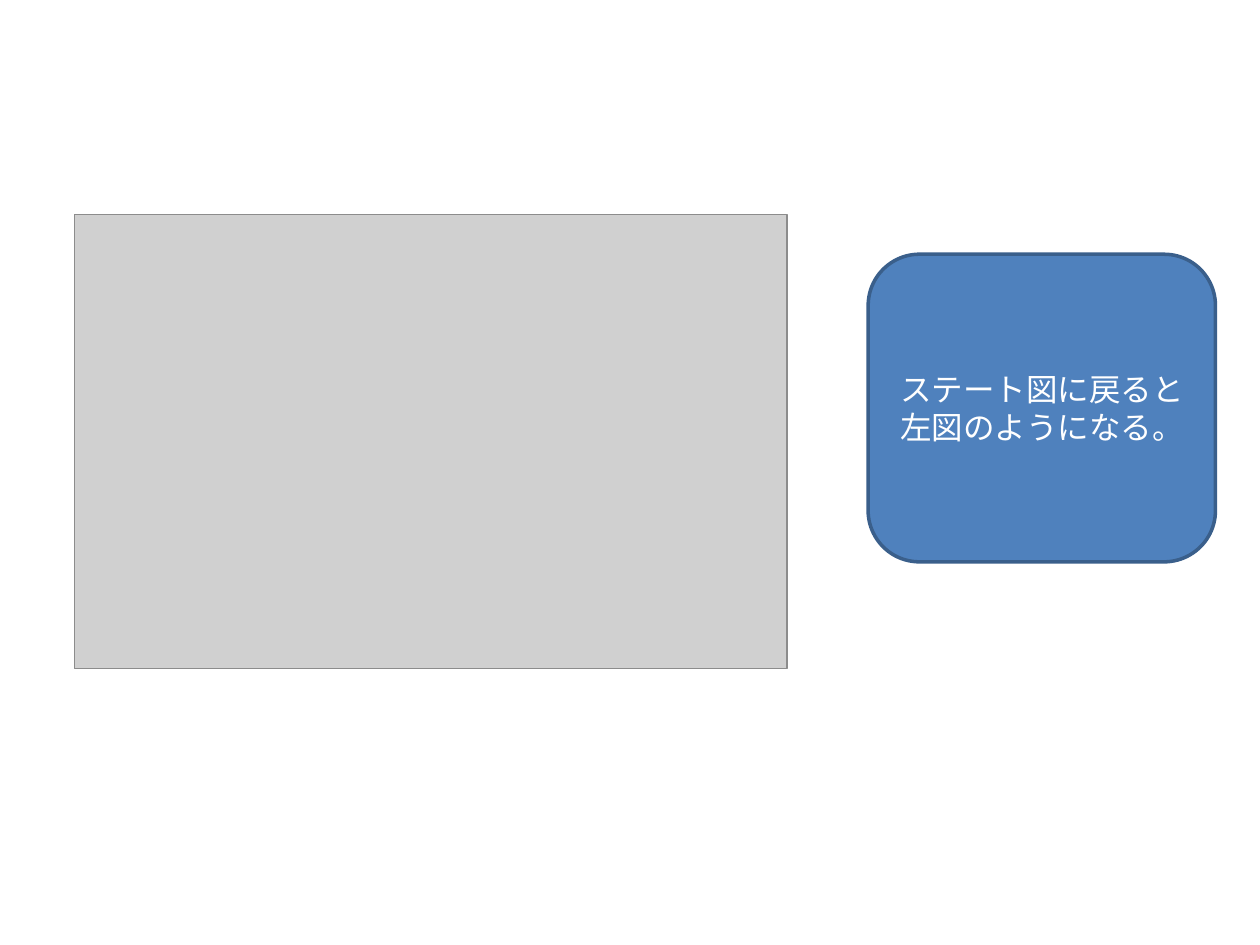
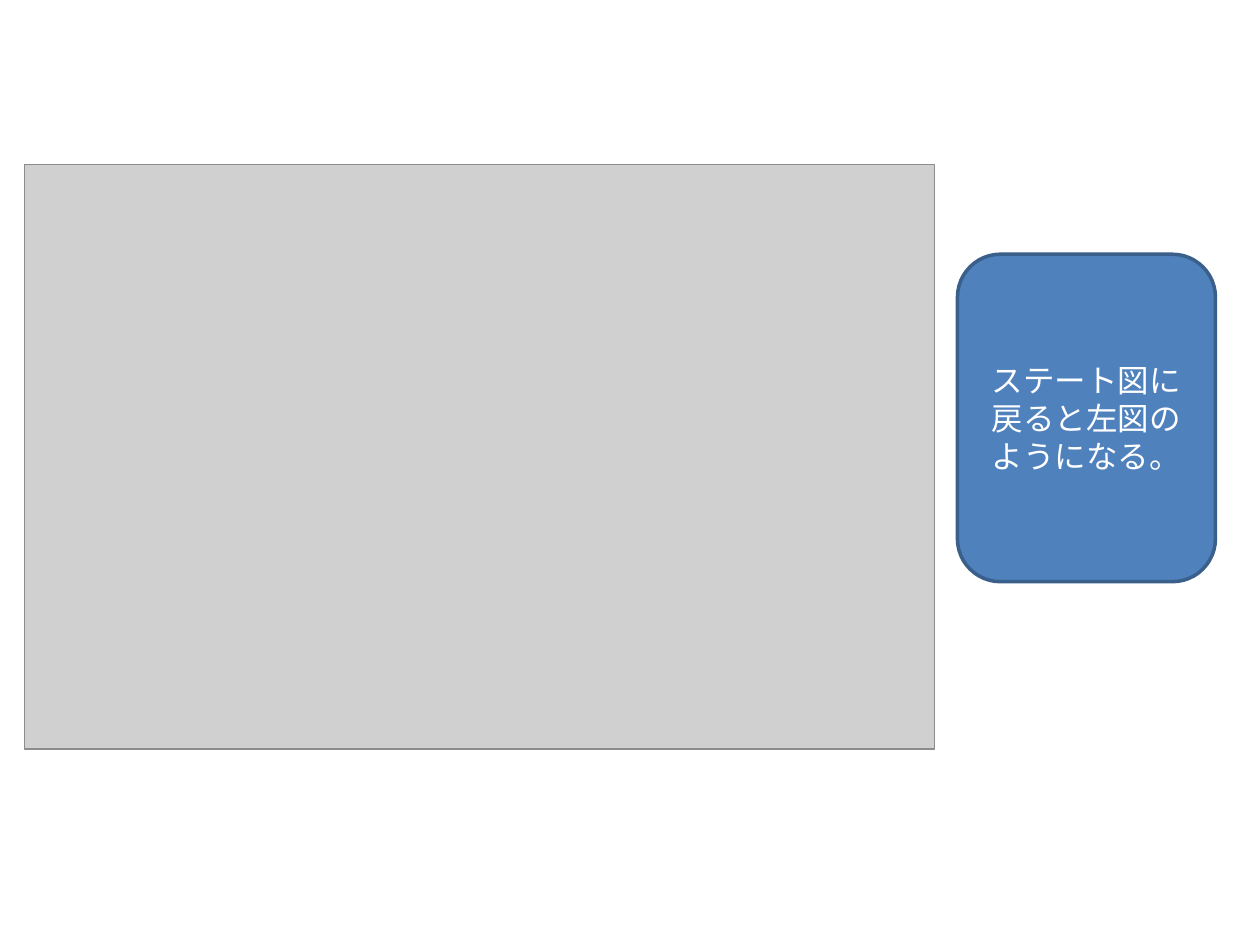
Before and after one commit to NNNIC/psgg-unity-tutorial, a slide deck: slide 8 of doc/PSGG Unity Tutorial #2.pptx (slide 7 before the commit). Drawn at 1260x945 pixels with LibreOffice and Linux fonts; fonts in the diff are those of the drawing; grey boxes stand for pictures. Boxes give left, top, right and bottom in pixels: in the first picture for what was removed or moved away, otherwise in the second. Text is boxed around its words. In the diff, an @@ line names an element or a change of style, - is before the commit and + after.

```diff
--- a/doc/PSGG Unity Tutorial #2.pptx
+++ b/doc/PSGG Unity Tutorial #2.pptx
@@ picture: place and size @@
-picture at (74,214,788,668)
+picture at (25,165,935,750)
@@ rounded rectangle "ステート図に戻ると左図のようになる。": place and size @@
-rounded rectangle "ステート図に戻ると左図のようになる。" at (868,255,1216,562)
+rounded rectangle "ステート図に戻ると左図のようになる。" at (958,255,1216,582)
```
Also in this commit, not shown: 1 slide added, 1 other file.
